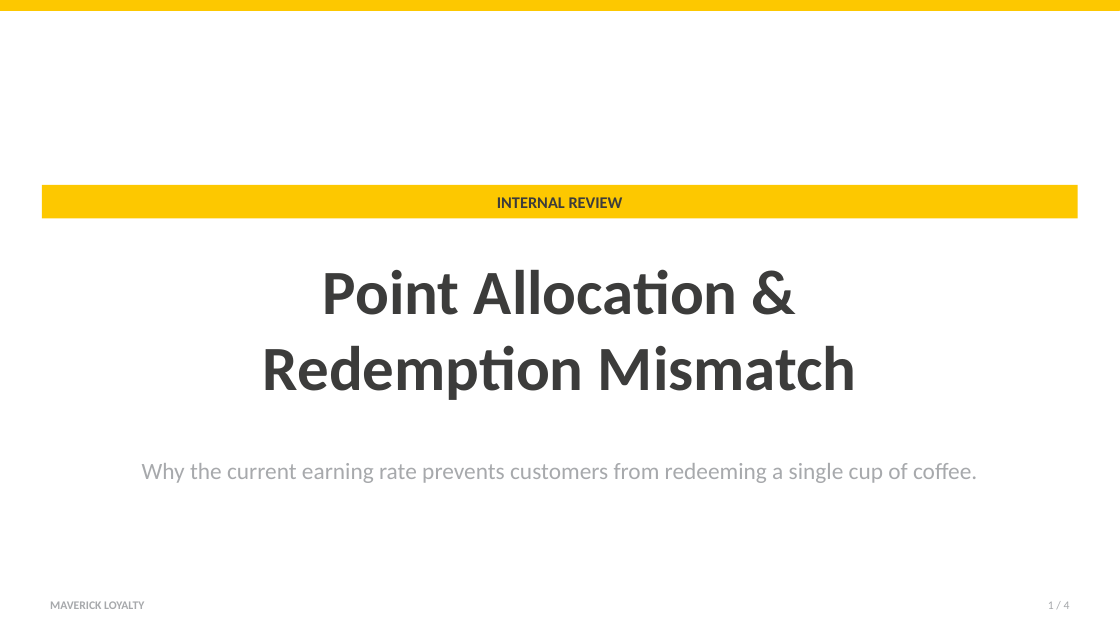
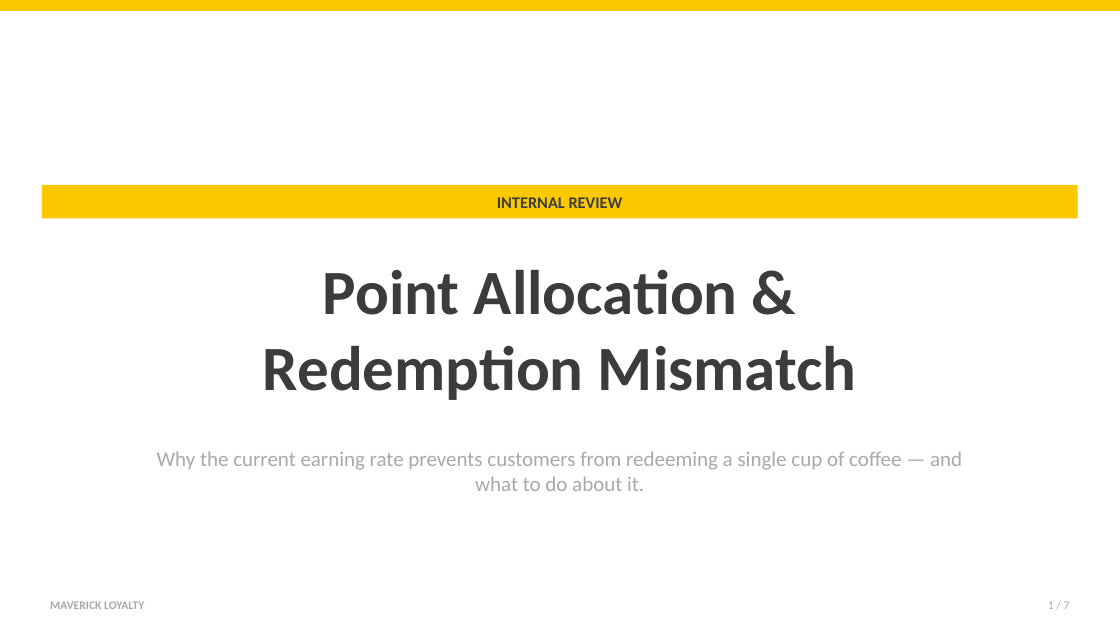
Before and after one commit to lv8777-maker/StockSense, a slide deck: slide 1 of presentations/point-allocation-discussion.pptx. Drawn at 1120x630 pixels with LibreOffice and Linux fonts; fonts in the diff are those of the drawing. Boxes give left, top, right and bottom in pixels: in the first picture for what was removed or moved away, otherwise in the second. Text is boxed around its words. In the diff, an @@ line names an element or a change of style, - is before the commit and + after.

```diff
--- a/presentations/point-allocation-discussion.pptx
+++ b/presentations/point-allocation-discussion.pptx
@@ text at (157,451,962,491): text changed; size 20 to 18 pt @@
-Why the current earning rate prevents customers from redeeming a single cup of coffee.
+Why the current earning rate prevents customers from redeeming a single cup of coffee — and what to do about it.
@@ text at (1048,601,1070,609): text changed @@
-1 / 4
+1 / 7
```
Also in this commit, not shown: 2 other slides changed, 4 slides added, 1 slide removed, 1 other file.
